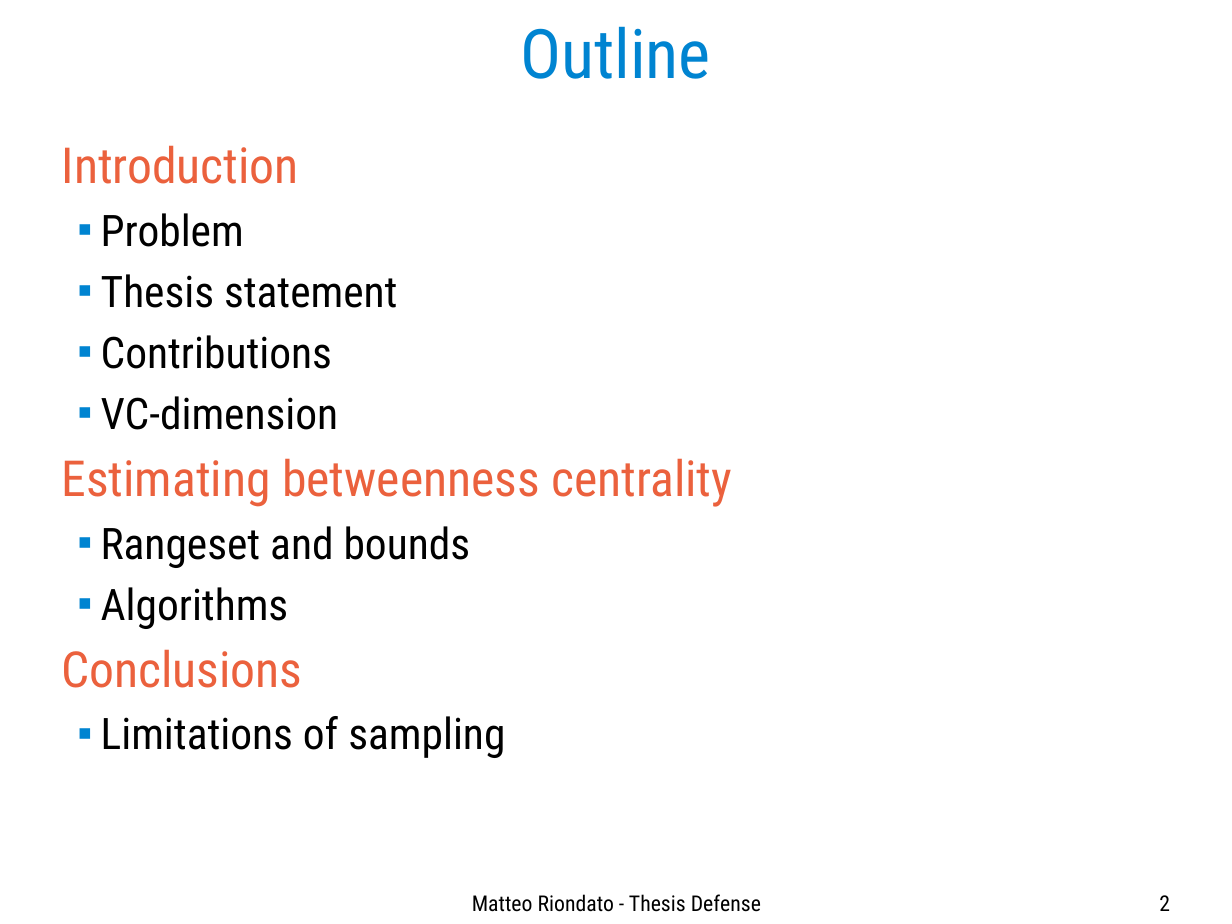
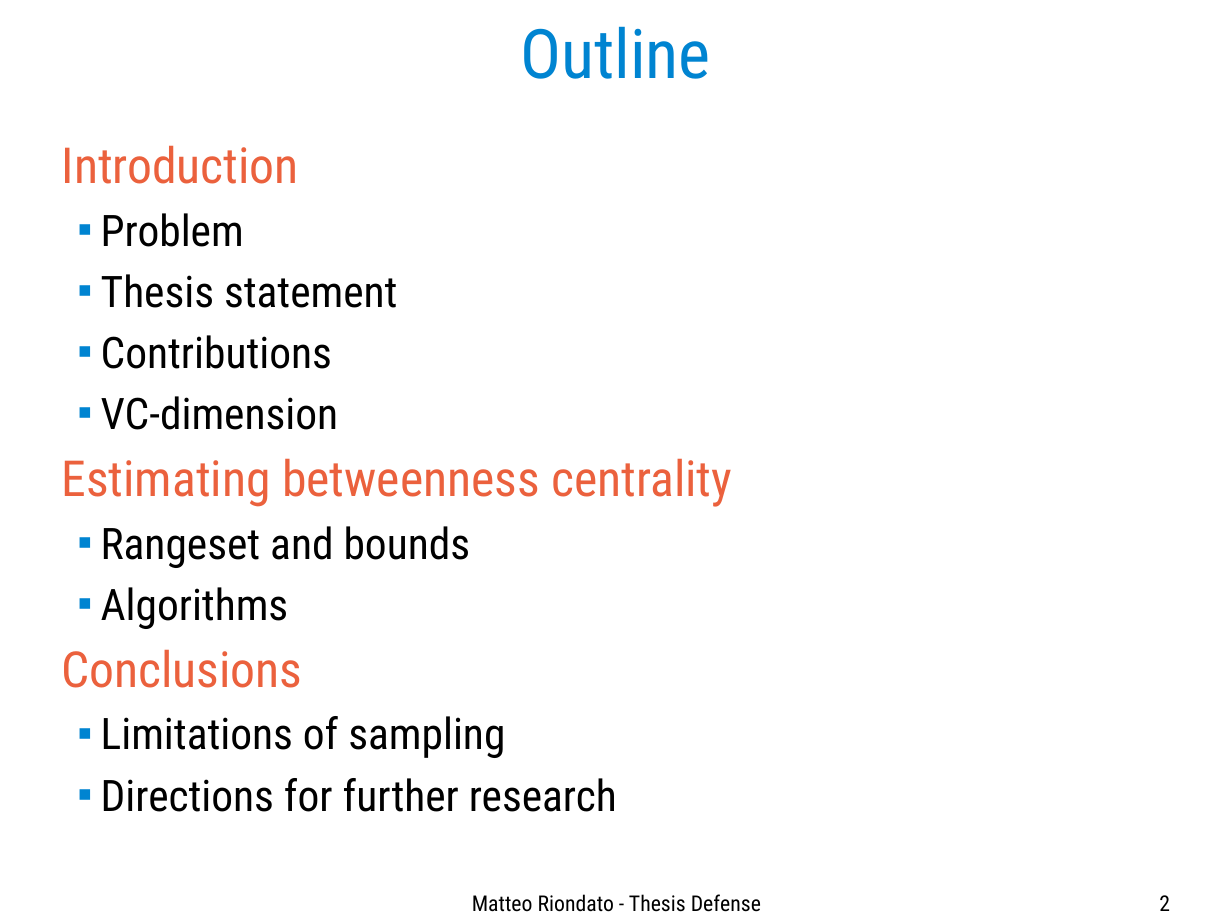
Before and after one commit to ZhizhongIsaacChen/dissertation, a slide deck: slide 2 of defense/Defense-talk.odp. Drawn at 1232x924 pixels with LibreOffice and Linux fonts; fonts in the diff are those of the drawing. Boxes give left, top, right and bottom in pixels: in the first picture for what was removed or moved away, otherwise in the second. Text is boxed around its words. In the diff, an @@ line names an element or a change of style, - is before the commit and + after.

```diff
--- a/defense/Defense-talk.odp
+++ b/defense/Defense-talk.odp
@@ text at box(101, 778, 617, 812): paragraph added @@
+  ■ Directions for further research
```
Also in this commit, not shown: 3 other slides changed, 6 slides added.
